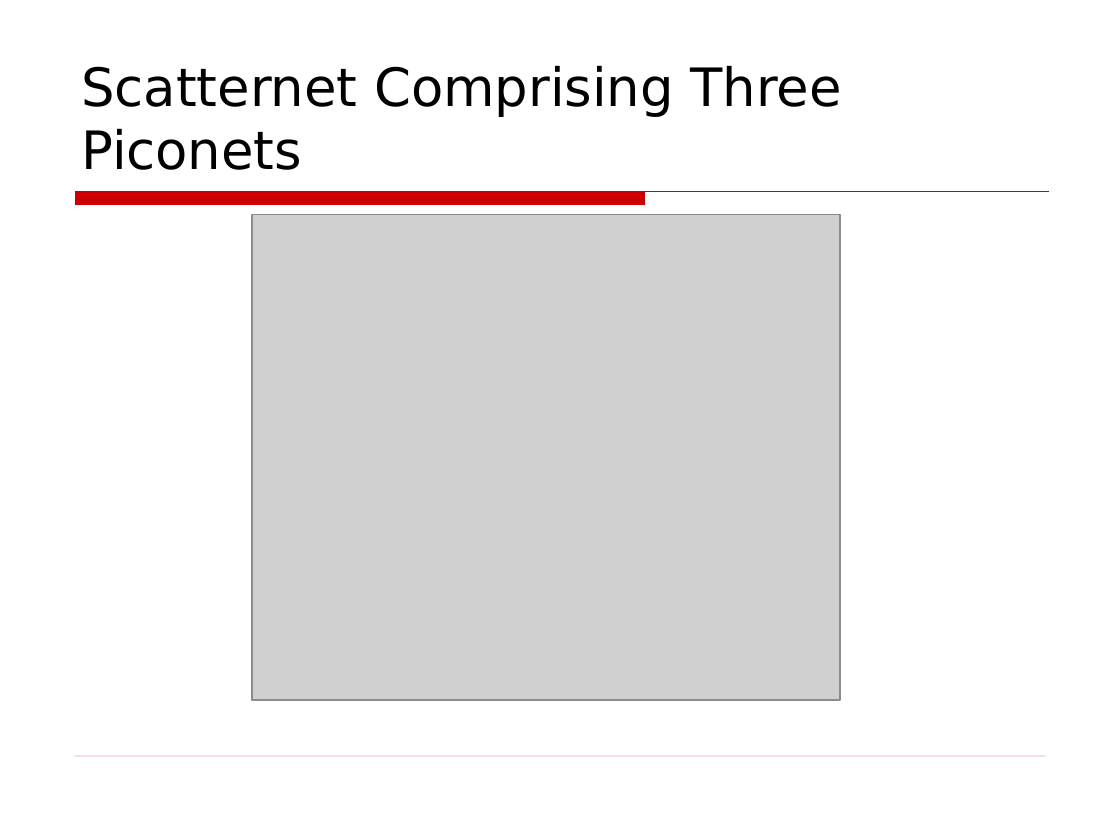
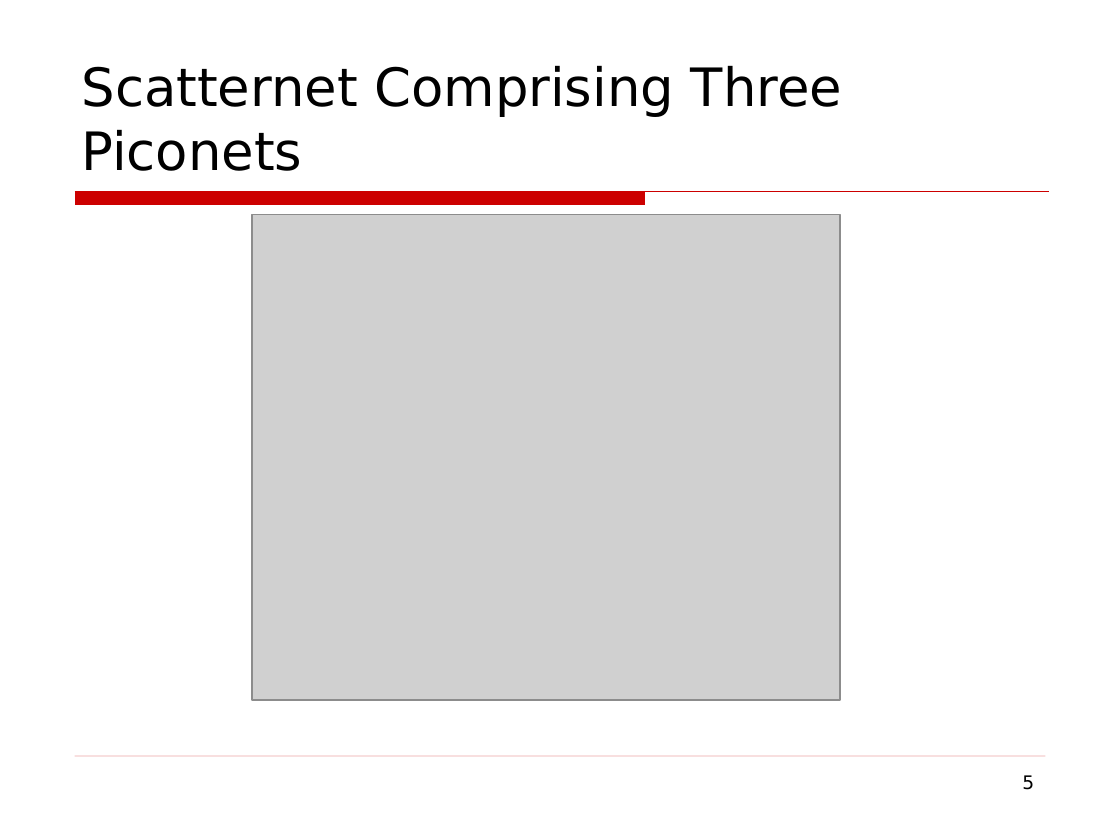
Before and after one commit to phamtuanchip/labs, a slide deck: slide 5 of M1304M-C1304M/j2me/slides/Session12.ppt. Drawn at 1120x840 pixels with LibreOffice and Linux fonts; fonts in the diff are those of the drawing; grey boxes stand for pictures; background and template pictures are left out. Boxes give left, top, right and bottom in pixels: in the first picture for what was removed or moved away, otherwise in the second. Text is boxed around its words. In the diff, an @@ line names an element or a change of style, - is before the commit and + after.

```diff
--- a/M1304M-C1304M/j2me/slides/Session12.ppt
+++ b/M1304M-C1304M/j2me/slides/Session12.ppt
@@ page number at <box>1022,775,1034,790</box>: text colour #FFFFFF to #000000 @@
```
Also in this commit, not shown: 8 other slides changed, 8 slides added, 8 slides removed, 49 other files.
